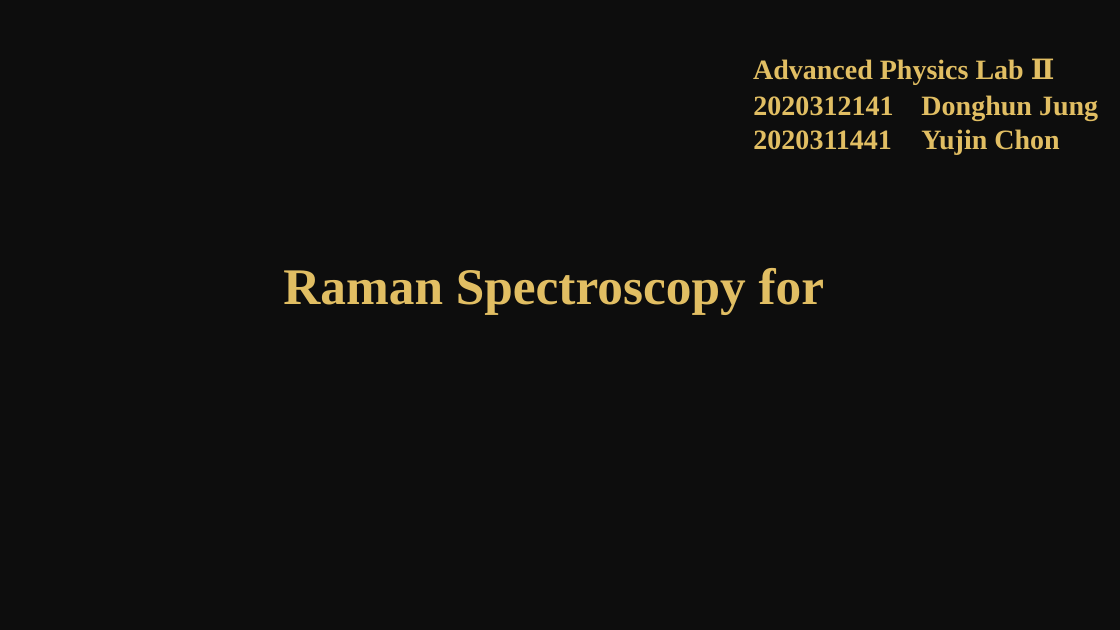
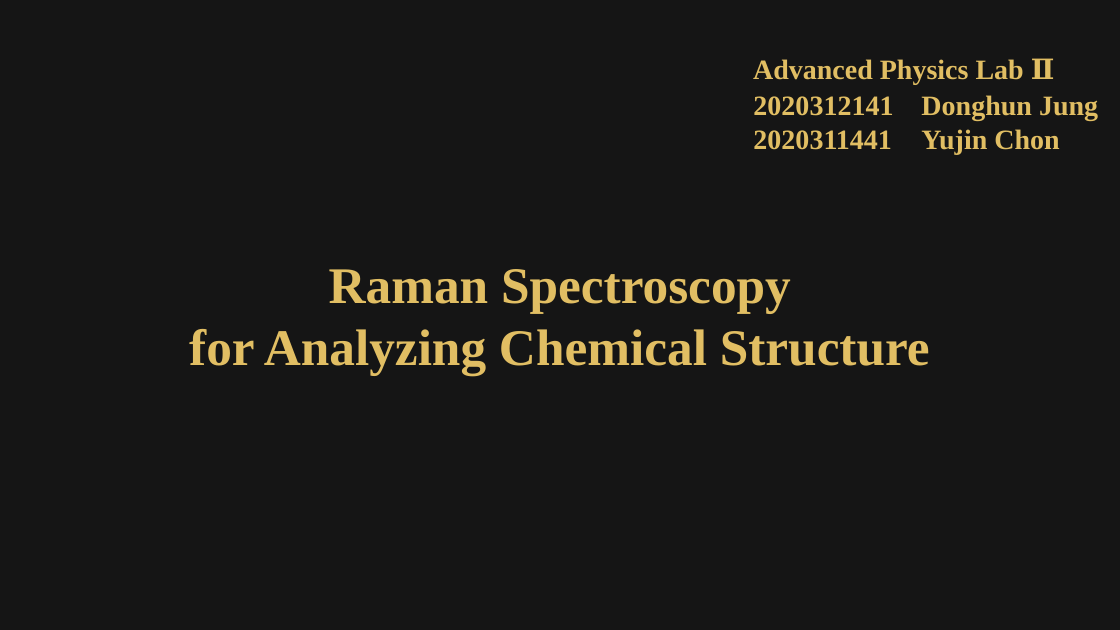
Before and after one commit to Waterbird20/APL2, a slide deck: slide 1 of Raman_Final Presentation.pptx. Drawn at 1120x630 pixels with LibreOffice and Linux fonts; fonts in the diff are those of the drawing; background and template pictures are left out; a plain dark background stands for a picture behind light text. Boxes give left, top, right and bottom in pixels: in the first picture for what was removed or moved away, otherwise in the second. Text is boxed around its words. In the diff, an @@ line names an element or a change of style, - is before the commit and + after.

```diff
--- a/Raman_Final Presentation.pptx
+++ b/Raman_Final Presentation.pptx
@@ rectangle at <box>0,0,1120,630</box>: fill #000000 at 69% opacity to #000000 at 50% opacity @@
@@ text at <box>189,269,930,376</box>: text changed @@
-Raman Spectroscopy for
+Raman Spectroscopy
+for Analyzing Chemical Structure
```
Also in this commit, not shown: 6 other slides changed, 4 slides added, 2 slides removed.
